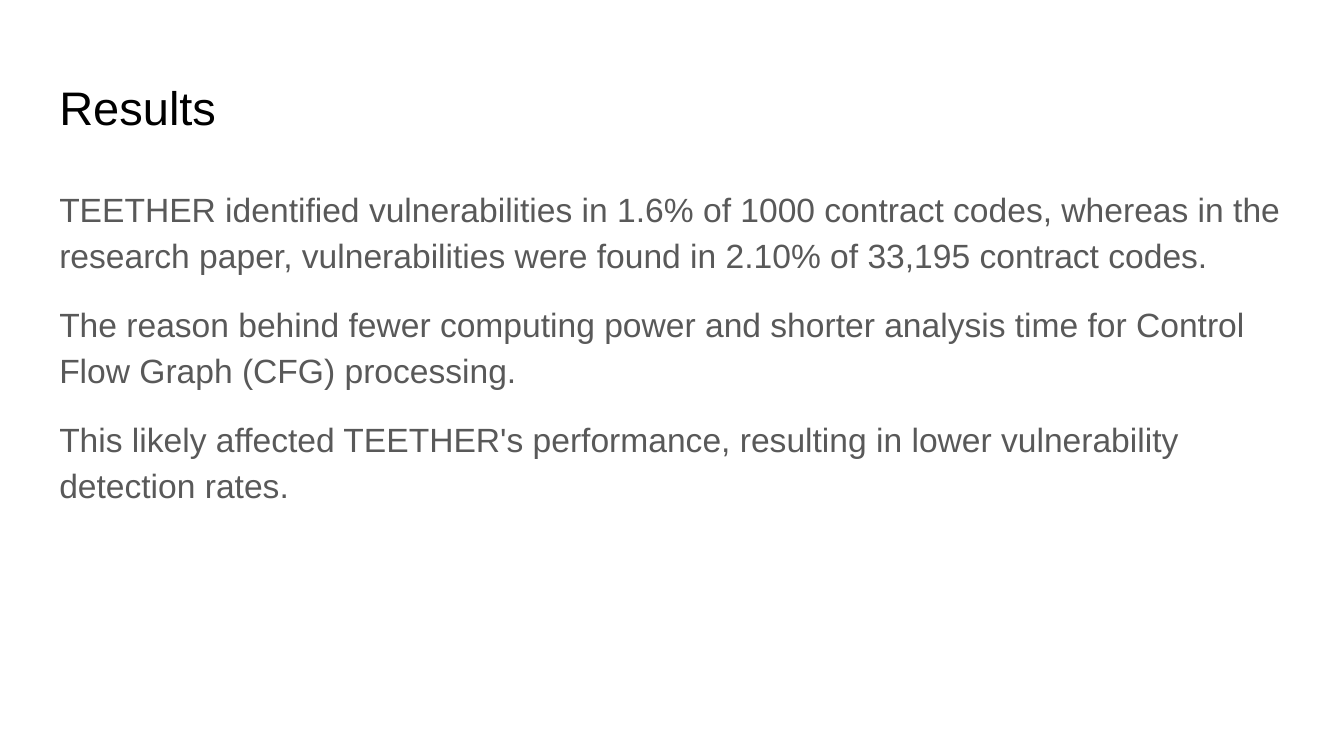
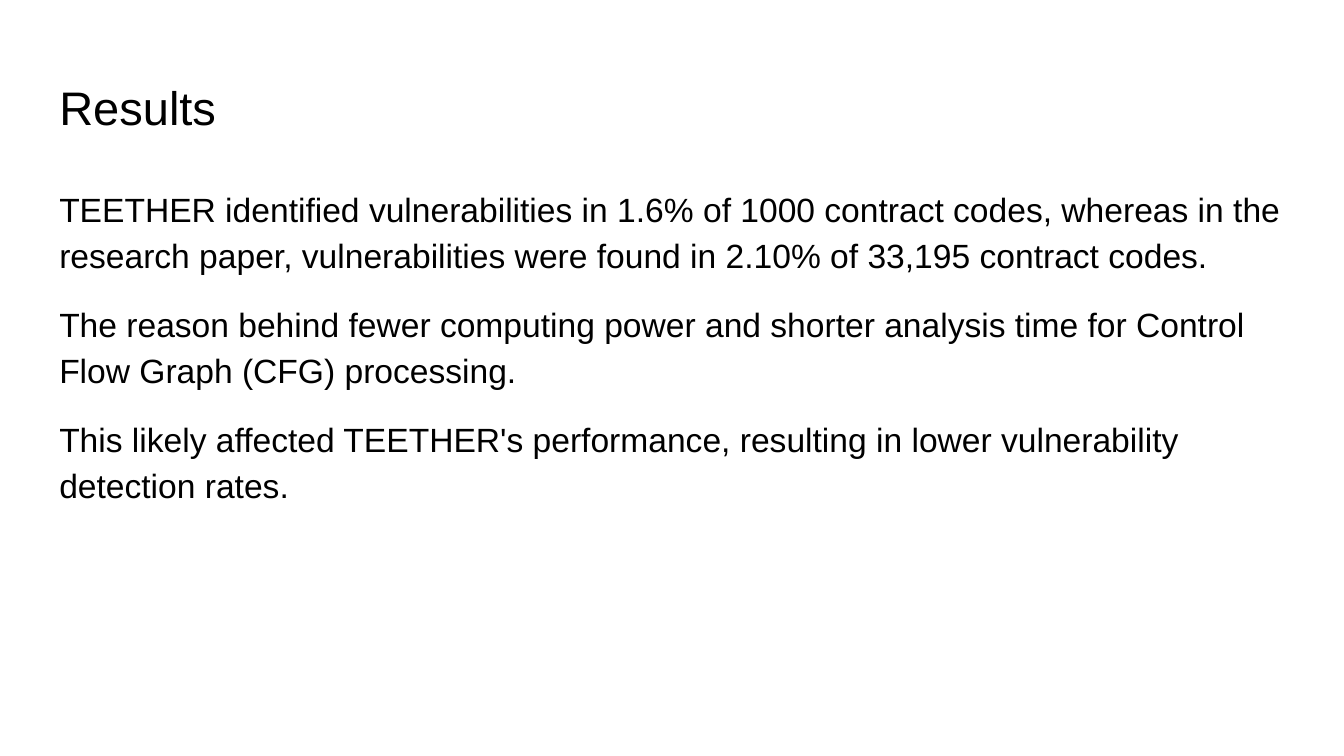
Before and after one commit to Pakshalbhandari/spring-cryptography, a slide deck: slide 22 of research_paper/TEETHER_ GNAWING AT ETHEREUM TO AUTOMATICALLY EXPLOIT SMART CONTRACTS.pptx. Drawn at 1344x756 pixels with LibreOffice and Linux fonts; fonts in the diff are those of the drawing. Boxes give left, top, right and bottom in pixels: in the first picture for what was removed or moved away, otherwise in the second. Text is boxed around its words. In the diff, an @@ line names an element or a change of style, - is before the commit and + after.

```diff
--- a/research_paper/TEETHER_ GNAWING AT ETHEREUM TO AUTOMATICALLY EXPLOIT SMART CONTRACTS.pptx
+++ b/research_paper/TEETHER_ GNAWING AT ETHEREUM TO AUTOMATICALLY EXPLOIT SMART CONTRACTS.pptx
@@ text "TEETHER identified vulnerabilities in 1.6% ..." at (59, 197, 1280, 499): text colour #595959 to #000000 @@
```
Also in this commit, not shown: 2 other slides changed.
